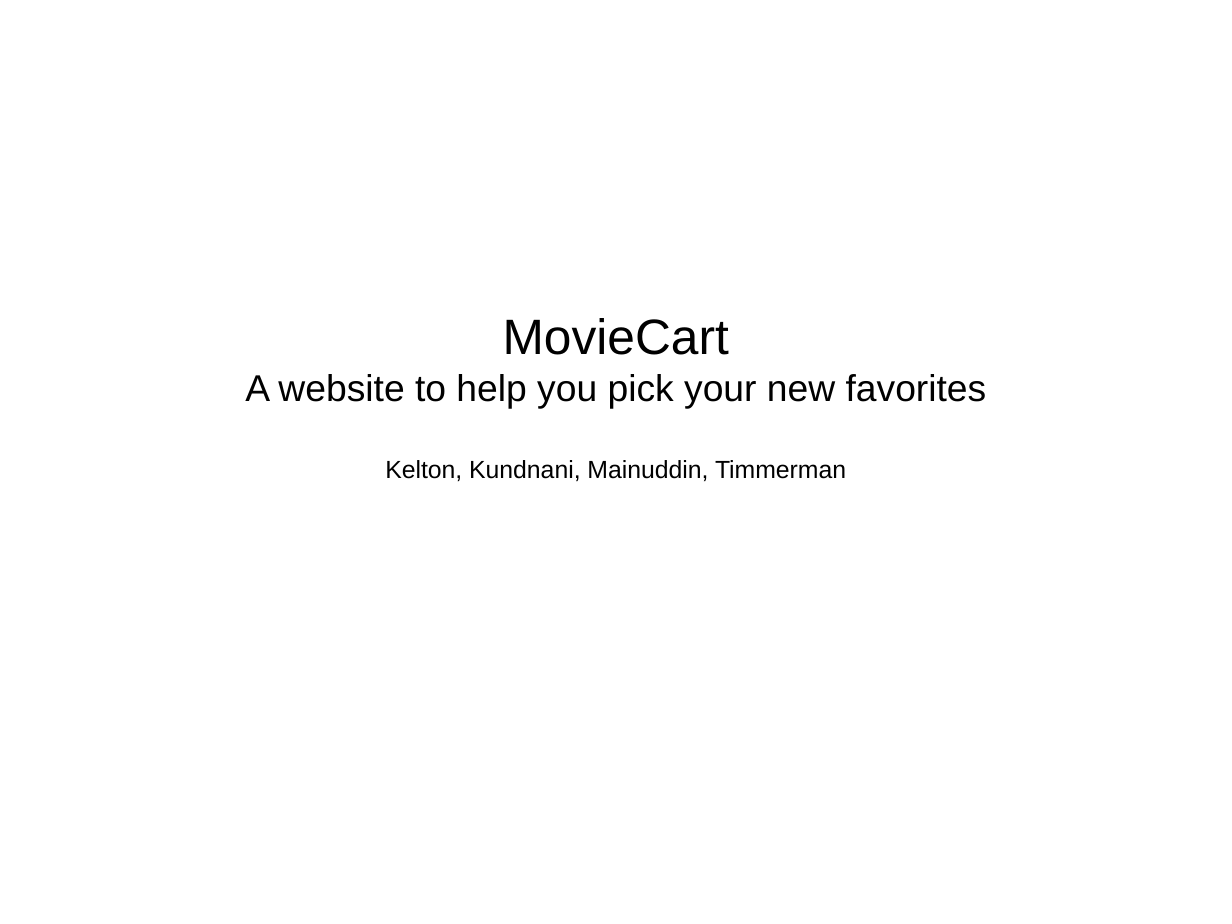
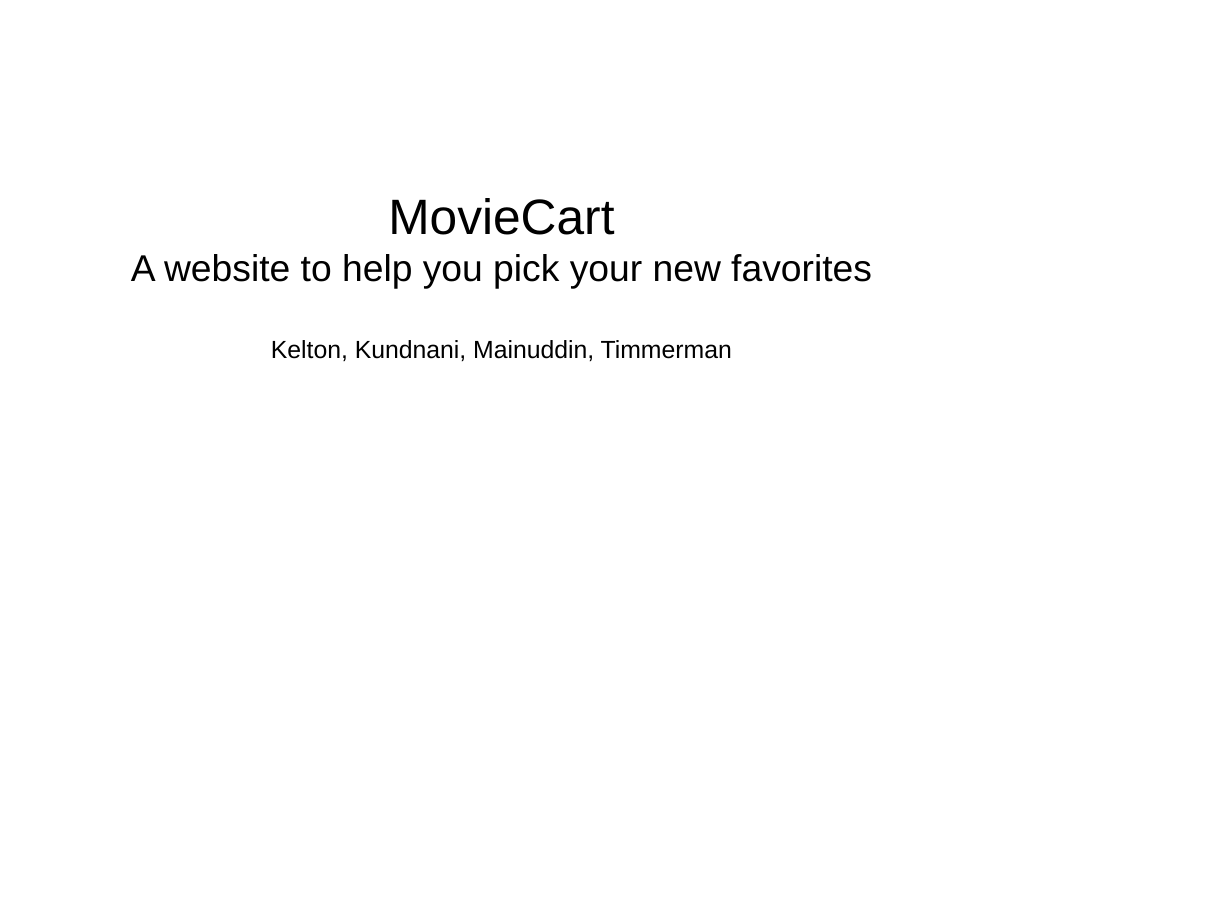
Before and after one commit to ztimmerman/kikoda_contest, a slide deck: slide 1 of presentation.odp. Drawn at 1232x924 pixels with LibreOffice and Linux fonts; fonts in the diff are those of the drawing; background and template pictures are left out. Boxes give left, top, right and bottom in pixels: in the first picture for what was removed or moved away, otherwise in the second. Text is boxed around its words. In the diff, an @@ line names an element or a change of style, - is before the commit and + after.

```diff
--- a/presentation.odp
+++ b/presentation.odp
@@ subtitle "MovieCart": place and size @@
-subtitle "MovieCart" at box(245, 318, 987, 482)
+subtitle "MovieCart" at box(131, 198, 872, 362)
```
Also in this commit, not shown: 7 other slides changed.
